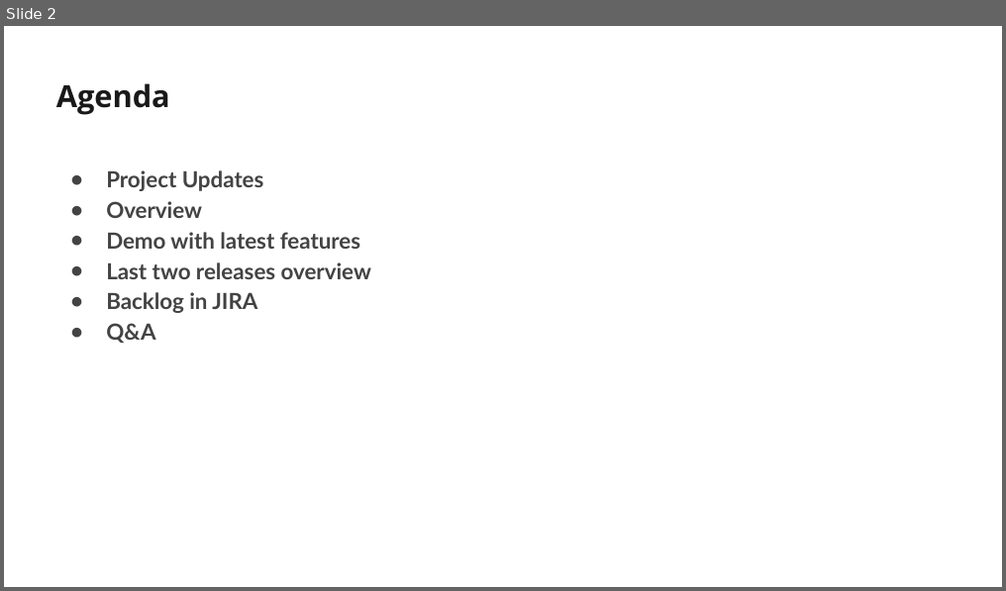
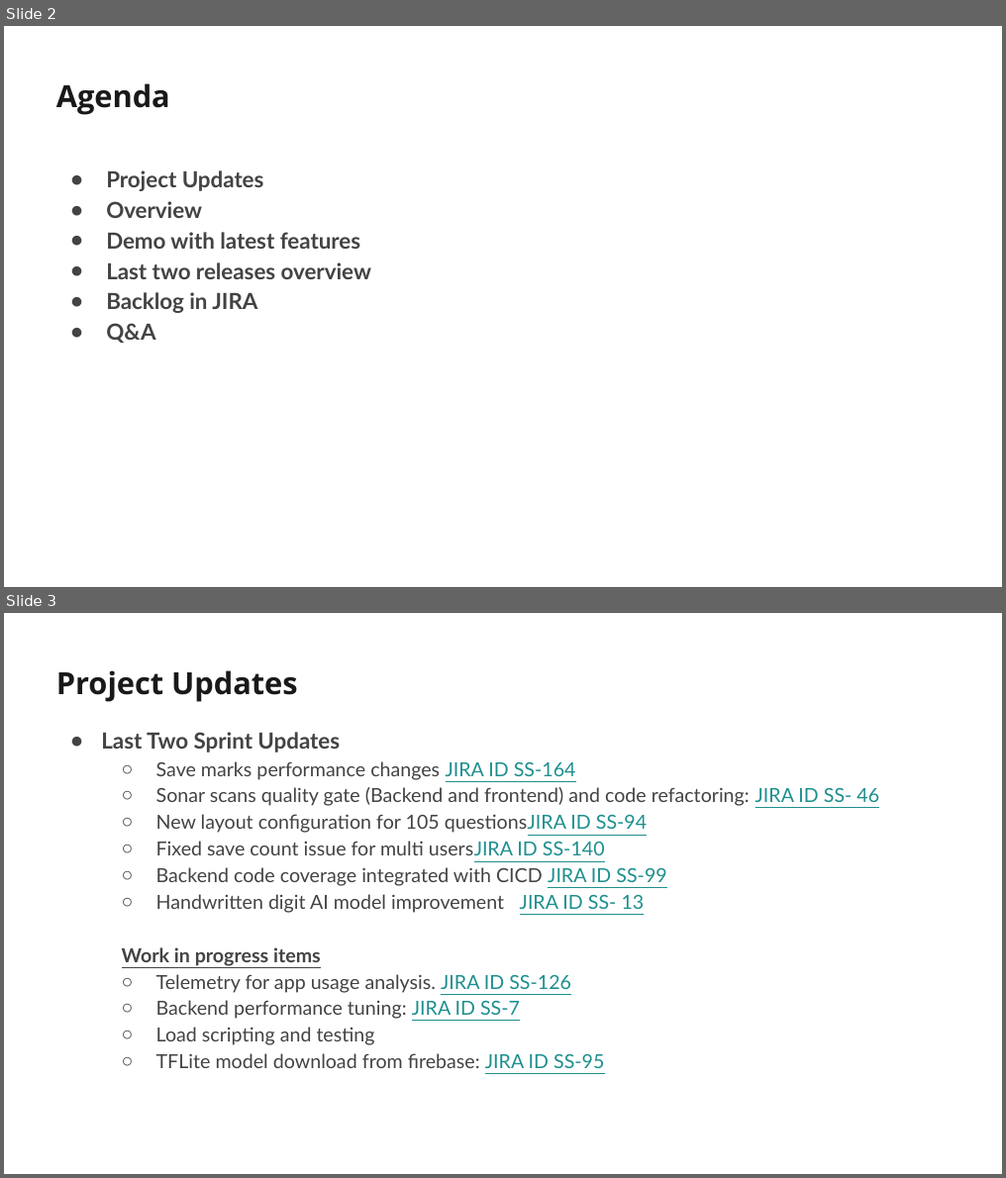
Before and after one commit to Sunbird-Saral/Project-Saral, a slide deck: docs/presentation/Sunbird Saral_Overview_Architecture_EKStep.pptx. Shown one above the other, each under a label of ours: slide 2 before the commit, slides 2 and 3 after it. The pictures are 1006x591 and 1006x1178 pixels, drawn with LibreOffice and Linux fonts; fonts in the diff are those of the drawing; background and template pictures are left out. Boxes give left, top, right and bottom in pixels: in the first picture for what was removed or moved away, otherwise in the second. Text is boxed around its words. In the diff, an @@ line names an element or a change of style, - is before the commit and + after.

```diff
--- a/docs/presentation/Sunbird Saral_Overview_Architecture_EKStep.pptx
+++ b/docs/presentation/Sunbird Saral_Overview_Architecture_EKStep.pptx
@@ slide 3 added at <box>4,613,1002,1174</box>, background #FFFFFF @@
@@ title added at <box>56,670,297,702</box>, 22 pt, text #191919, bold @@
+Project Updates
@@ text added at <box>101,732,879,1068</box>, 14 pt, text #434343 @@
+● Last Two Sprint Updates
+  ○ Save marks performance changes JIRA ID SS-164
+  ○ Sonar scans quality gate (Backend and frontend) and code refactoring: JIRA ID SS- 46
+  ○ New layout configuration for 105 questionsJIRA ID SS-94
+  ○ Fixed save count issue for multi usersJIRA ID SS-140
+  ○ Backend code coverage integrated with CICD JIRA ID SS-99
+  ○ Handwritten digit AI model improvement JIRA ID SS- 13
+  Work in progress items
+  ○ Telemetry for app usage analysis. JIRA ID SS-126
+  ○ Backend performance tuning: JIRA ID SS-7
+  ○ Load scripting and testing
+  ○ TFLite model download from firebase: JIRA ID SS-95
```
Also in this commit, not shown: 1 slide removed.
